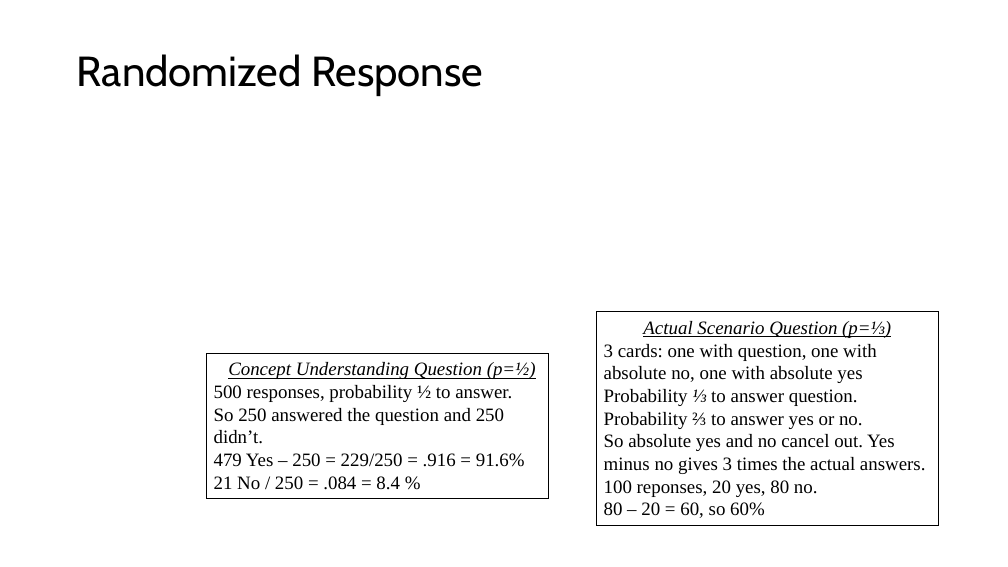
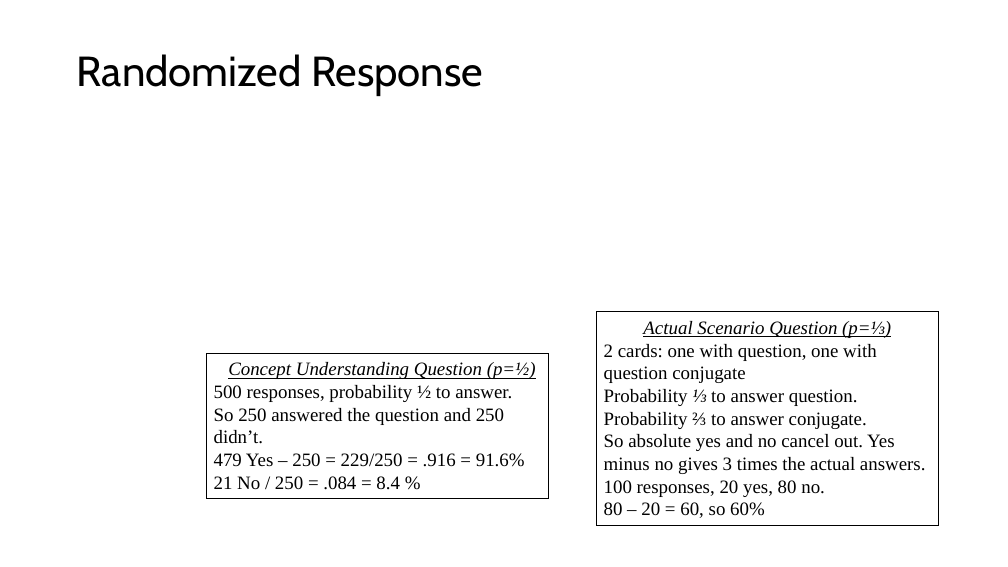
Before and after one commit to CodeFluent/Notes, a slide deck: slide 7 of CS-6223/hw/Grad_Project/Final Documents/PrivKV Differential Privacy for Key Value Structured Data.pptx (slide 8 before the commit). Drawn at 1008x567 pixels with LibreOffice and Linux fonts; fonts in the diff are those of the drawing; grey boxes stand for pictures. Boxes give left, top, right and bottom in pixels: in the first picture for what was removed or moved away, otherwise in the second. Text is boxed around its words. In the diff, an @@ line names an element or a change of style, - is before the commit and + after.

```diff
--- a/CS-6223/hw/Grad_Project/Final Documents/PrivKV Differential Privacy for Key Value Structured Data.pptx
+++ b/CS-6223/hw/Grad_Project/Final Documents/PrivKV Differential Privacy for Key Value Structured Data.pptx
@@ text in rectangle at <box>604,344,877,383</box>: text changed @@
-3 cards: one with question, one with absolute no, one with absolute yes
+2 cards: one with question, one with question conjugate
@@ text in rectangle at <box>604,412,867,429</box>: text changed @@
-Probability ⅔ to answer yes or no.
+Probability ⅔ to answer conjugate.
@@ text in rectangle at <box>604,480,825,497</box>: text changed @@
-100 reponses, 20 yes, 80 no.
+100 responses, 20 yes, 80 no.
```
Also in this commit, not shown: 5 slides added, 1 slide removed.
